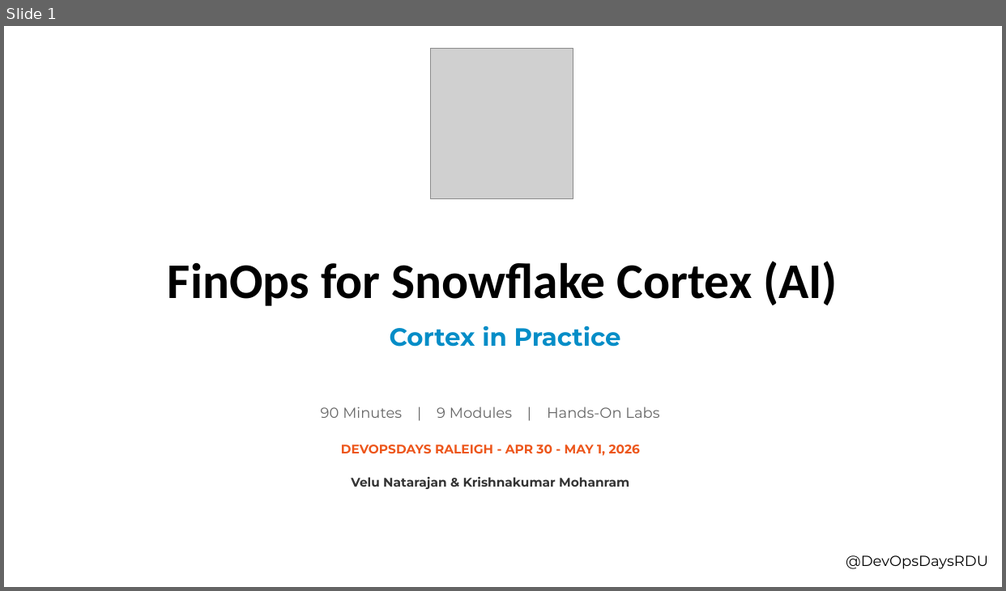
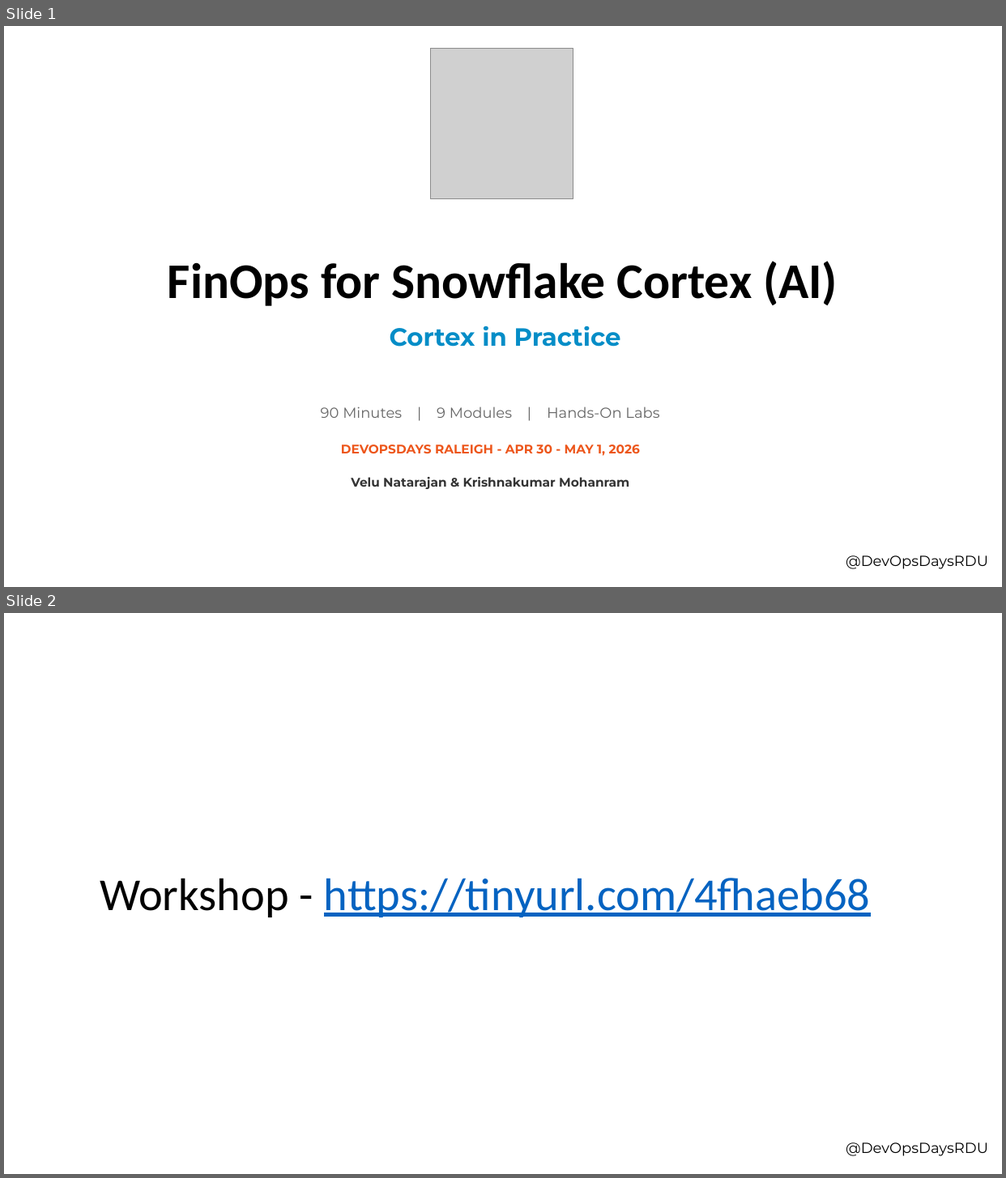
Before and after one commit to velunatsf/finops-for-snowflake-cortex-ai-training, a slide deck: presentation/Snowflake AI for FinOps—Devopsdays-05012026.pptx. Shown one above the other, each under a label of ours: slide 1 before the commit, slides 1 and 2 after it. The pictures are 1006x591 and 1006x1178 pixels, drawn with LibreOffice and Linux fonts; fonts in the diff are those of the drawing; grey boxes stand for pictures; background and template pictures are left out. Boxes give left, top, right and bottom in pixels: in the first picture for what was removed or moved away, otherwise in the second. Text is boxed around its words. In the diff, an @@ line names an element or a change of style, - is before the commit and + after.

Commit message:
updated presentation short-link

```diff
--- a/presentation/Snowflake AI for FinOps—Devopsdays-05012026.pptx
+++ b/presentation/Snowflake AI for FinOps—Devopsdays-05012026.pptx
@@ slide 2 added at (4,613,1002,1174), background #FFFFFF; not listed: 1 template element that a slide beside it also shows @@
@@ title added at (100,878,870,918), 44 pt, text #0563C1, underline @@
+Workshop - https://tinyurl.com/4fhaeb68
```
Also in this commit, not shown: 2 other files.
